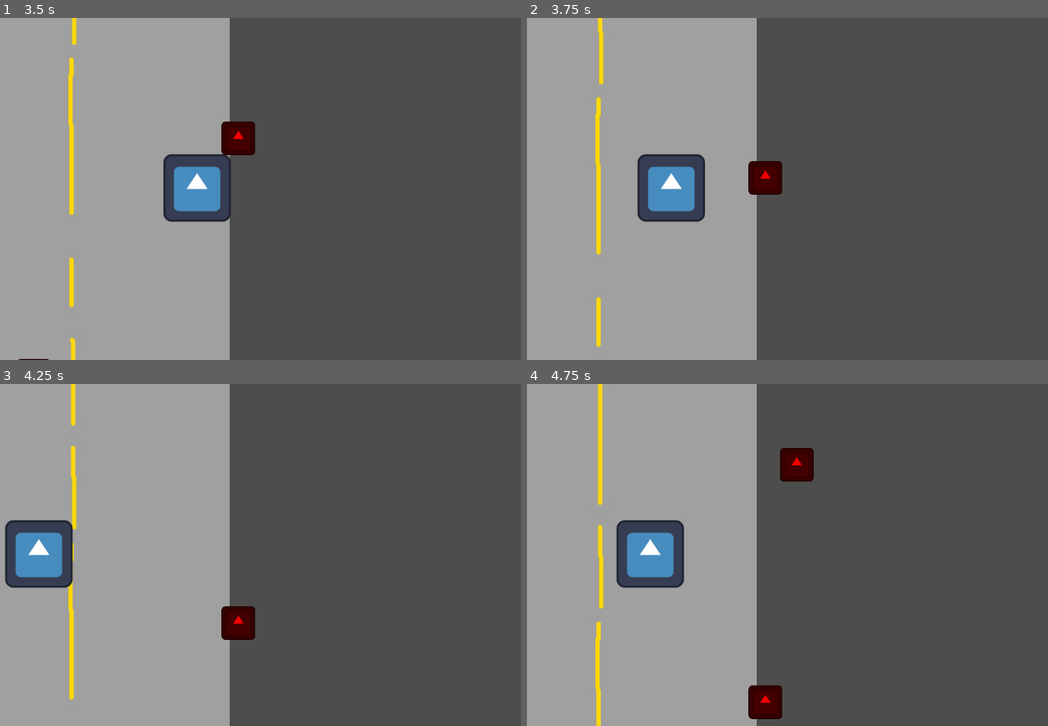
Above: before the commit, frames 1-4 (two rows, left to right).
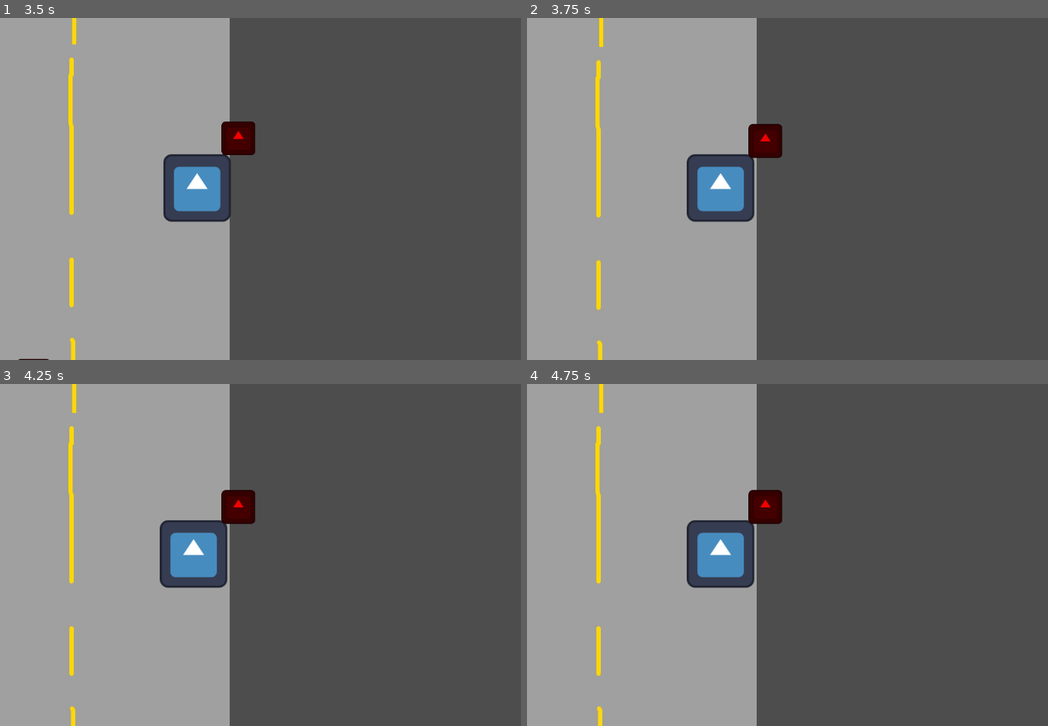
Above: after the commit, the same moments.

Repository: Alexder14/godot-camioneta-runner
Game: Godot game, scene res://mundo2.tscn
Two runs of this game, one before a commit and one after it. Both use one fixed random seed, a clock stepped at 60 frames per second and the inputs below. The engine's default icon, where the game draws it, is replaced by a stand-in: a white triangle on a blue panel in a dark square.
Inputs:
- Up to frame 1 (3.5 s): hold Right (ui_right) 0.53-2.03 s; hold Left (ui_left) from 2.03 s (still down)
- Up to frame 2 (3.75 s): keep holding Left (ui_left)
- Up to frame 3 (4.25 s): keep holding Left (ui_left)
- Up to frame 4 (4.75 s): release Left (ui_left) at 4.28 s; hold Right (ui_right) from 4.28 s (still down)

Frame 1 is identical in both runs. In frame 2, 6.1% of the frame differs, in the area x 12-50%, y 0-100%; in frame 3, 7.3%; in frame 4, 8.1%, in the area x 12-56%, y 0-100%.

Commit message:
Día 4 Completado: Detección de colisiones y Game Over

Diff:
--- a/mundo2.tscn
+++ b/mundo2.tscn
@@ -7,7 +7,7 @@
 [ext_resource type="Texture2D" uid="uid://2ifdffskyuqy" path="res://icon.svg" id="2_v7ikv"]
 
 [sub_resource type="RectangleShape2D" id="RectangleShape2D_vhn5n"]
-size = Vector2(139.5, 168)
+size = Vector2(130.96875, 131.125)
 
 [node name="Mundo" type="Node2D"]
 script = ExtResource("1_jcb7u")
@@ -30,7 +30,7 @@
 texture = ExtResource("2_v7ikv")
 
 [node name="CollisionShape2D" type="CollisionShape2D" parent="Jugador"]
-position = Vector2(110, 119)
+position = Vector2(515, 321.4375)
 shape = SubResource("RectangleShape2D_vhn5n")
 
 [node name="Timer" type="Timer" parent="."]
--- a/obstaculo.gd
+++ b/obstaculo.gd
@@ -1,12 +1,21 @@
 extends Area2D
 
-# Velocidad de caída (igual que la carretera para que se vea natural)
+# Velocidad de caída
 const VELOCIDAD = 300.0
 
+# FUNCIÓN 1: MOVIMIENTO (Lo que ya tenías)
 func _process(delta):
-	# Mover hacia abajo
 	position.y += VELOCIDAD * delta
 
-	# Si baja mucho (800px), lo borramos para liberar memoria
+	# Borrar si sale de la pantalla
 	if position.y > 800:
 		queue_free()
+
+# FUNCIÓN 2: DETECTAR CHOQUE (¡ESTA FALTABA!)
+# Esta es la que detiene el juego.
+func _on_body_entered(body):
+	print("ALGO ME TOCÓ: ", body.name) # Chismoso
+
+	if body.name == "Jugador":
+		print("💥 ¡CHOCASTE! GAME OVER 💥")
+		get_tree().paused = true
--- a/obstaculo.tscn
+++ b/obstaculo.tscn
@@ -4,7 +4,7 @@
 [ext_resource type="Texture2D" uid="uid://2ifdffskyuqy" path="res://icon.svg" id="1_q7004"]
 
 [sub_resource type="RectangleShape2D" id="RectangleShape2D_phkyr"]
-size = Vector2(60, 59)
+size = Vector2(60, 61.3125)
 
 [node name="Obstaculo" type="Area2D"]
 script = ExtResource("1_phkyr")
@@ -16,5 +16,7 @@
 texture = ExtResource("1_q7004")
 
 [node name="CollisionShape2D" type="CollisionShape2D" parent="."]
-position = Vector2(171, 133)
+position = Vector2(172, 131.34375)
 shape = SubResource("RectangleShape2D_phkyr")
+
+[connection signal="body_entered" from="." to="." method="_on_body_entered"]
Not shown, added: carretera.png.import
Not shown, added: carretera.png
